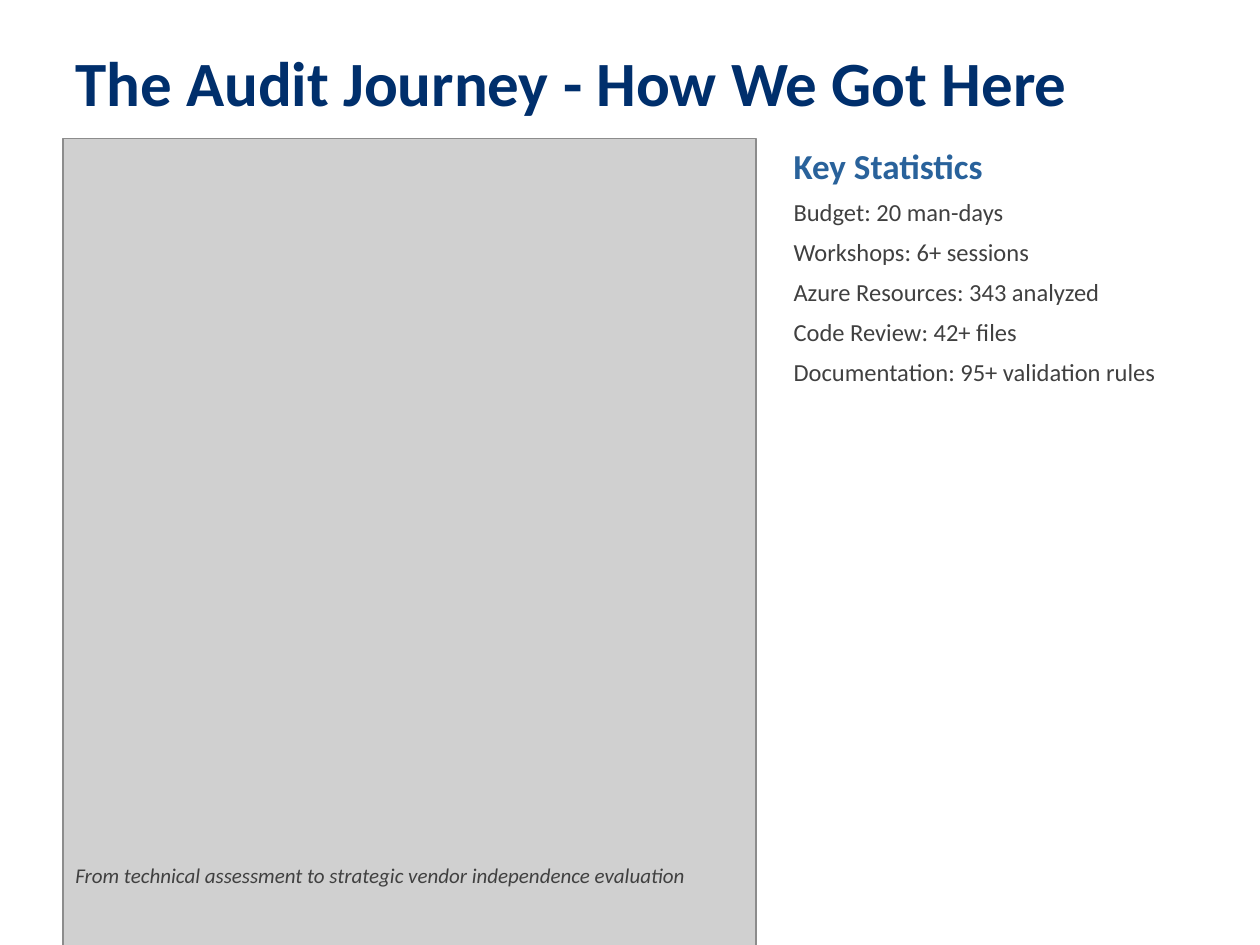
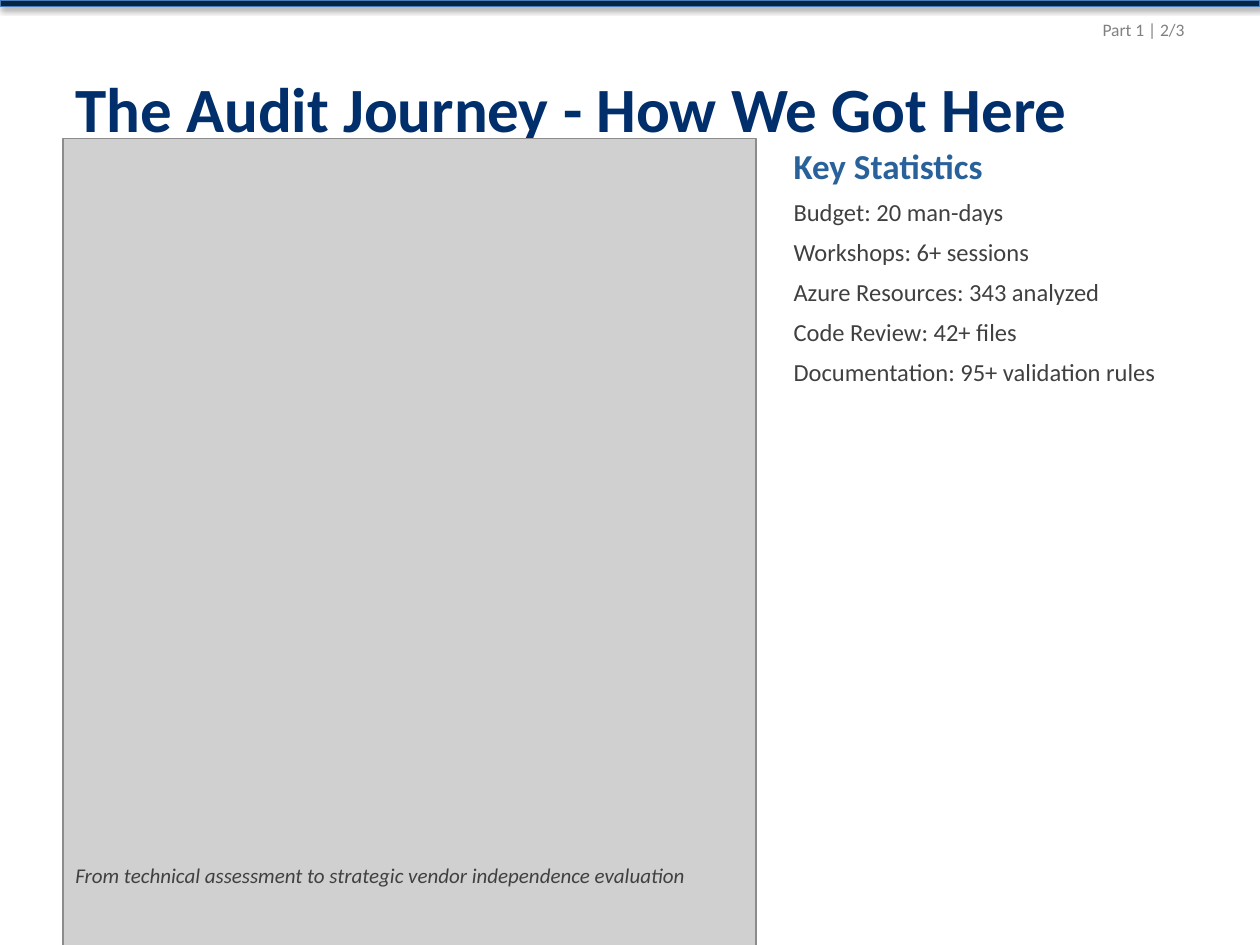
Before and after one commit to elbabass/audit_cisac, a slide deck: slide 2 of docs/deliverables/first-restitution-2025-11-24/powerpoint/part1-journey-v2.pptx. Drawn at 1260x945 pixels with LibreOffice and Linux fonts; fonts in the diff are those of the drawing; grey boxes stand for pictures. Boxes give left, top, right and bottom in pixels: in the first picture for what was removed or moved away, otherwise in the second. Text is boxed around its words. In the diff, an @@ line names an element or a change of style, - is before the commit and + after.

Commit message:
doc: Enhance PowerPoint Part 1 with Teragone branding
Apply professional Teragone-Factory design to Part 1 presentation:

Slide 1 (Hero):
- Dark blue Teragone background (#062643) with white text
- Dual logo placement: CISAC (top-left) + Teragone (top-right)
- Professional contrast and typography hierarchy

Slides 2-3 (Content):
- Thin horizontal accent bar at top (Teragone blue)
- Consistent slide numbering ("Part 1 | 2/3")
- Teragone color palette applied throughout

Color scheme:
- Primary: Teragone Dark Blue (#062643)
- Accents: Teragone Blue (#002f6c), Light Blue (#29629b)
- Text: White on dark, dark gray on light
- CISAC red reserved for client logo only

Technical:
- Updated generate_part1_pptx.py with branding functions
- Logo assets converted and ready
- Reusable header branding function for future parts

```diff
--- a/docs/deliverables/first-restitution-2025-11-24/powerpoint/part1-journey-v2.pptx
+++ b/docs/deliverables/first-restitution-2025-11-24/powerpoint/part1-journey-v2.pptx
@@ rectangle added at <box>0,0,1260,6</box>, fill #062643, outline #4B7EBC 0.75 pt @@
@@ text added at <box>1103,24,1184,37</box>, 10 pt, text #808080 @@
+Part 1 | 2/3
@@ text "The Audit Journey - How ..." rewrapped from <box>75,61,1067,116</box> to <box>75,87,1067,147</box> @@
```
Also in this commit, not shown: 2 other slides changed, 1 other file.
